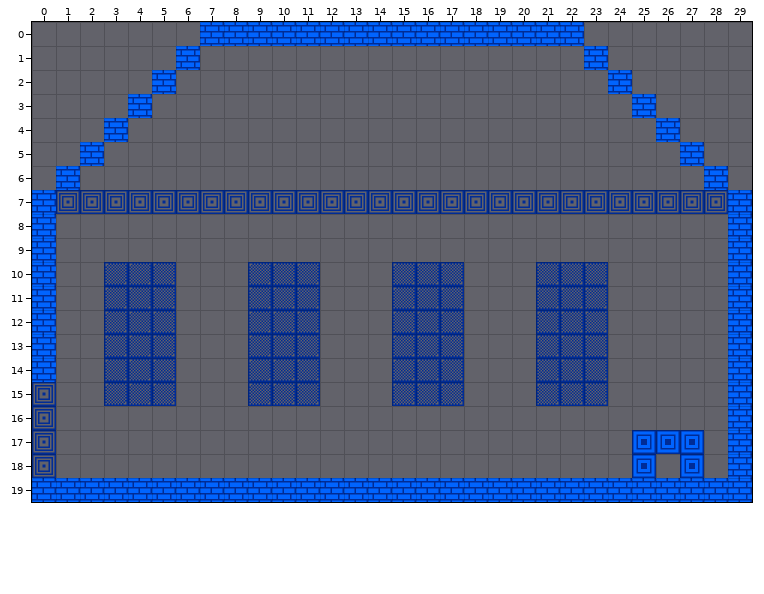
Level history. Tiled map (JSON): src/assets/levels/house.json. The picture above is the old version.
Cells are 32x32 px. Shown: x 0..29, y 0..19.
After:
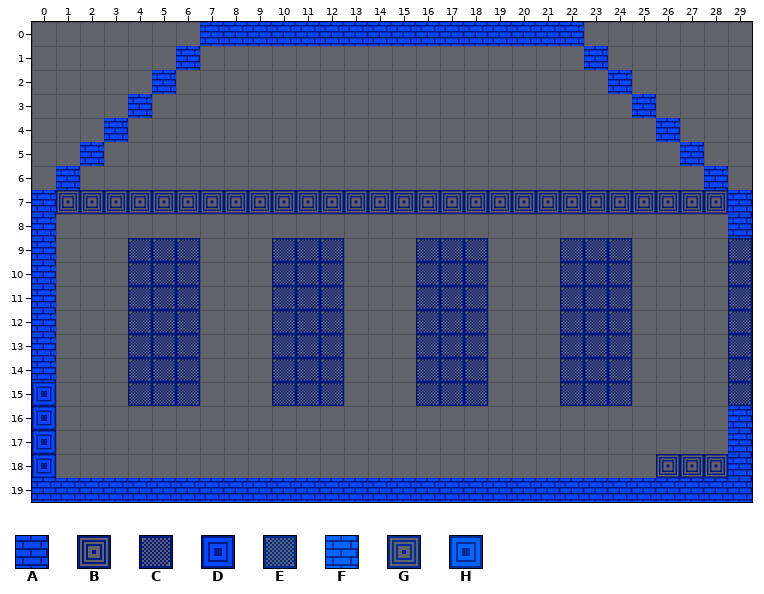
Key: from "tiles": A 0, B 2, C 3, D 7; from "world_blue": E 2, F 8, G 9, H 14.
_ is an empty cell.
Edits made:
Layer "layer":
The edit turns tile F into tile A in row 0 at x 7 to 22; in row 1 at x 6 and 23; in row 2 at x 5 and 24; in row 3 at x 4 and 25; in row 4 at x 3 and 26; in row 5 at x 2 and 27.
The edit turns tile F into tile A in row 6 at x 1 and 28; in rows 7 to 8 at x 0 and 29; in rows 9 to 14 at x 0; in rows 16 to 18 at x 29; in row 19 at x 0 to 29.
The edit turns tile H into tile B in row 18 at x 27.
There is now tile B in row 18 at x 26 and 28.
The edit turns tile F into tile C in rows 9 to 15 at x 29.
There is now tile C in row 9 at x 4 to 6, 10 to 12, 16 to 18 and 22 to 24; in rows 10 to 15 at x 6, 12, 18 and 24.
The edit turns tile G into tile D in rows 15 to 18 at x 0.
The author cleared tile E in rows 10 to 15 at x 3, 9, 15 and 21.
The author cleared tile H in row 17 at x 25 to 27; in row 18 at x 25.
